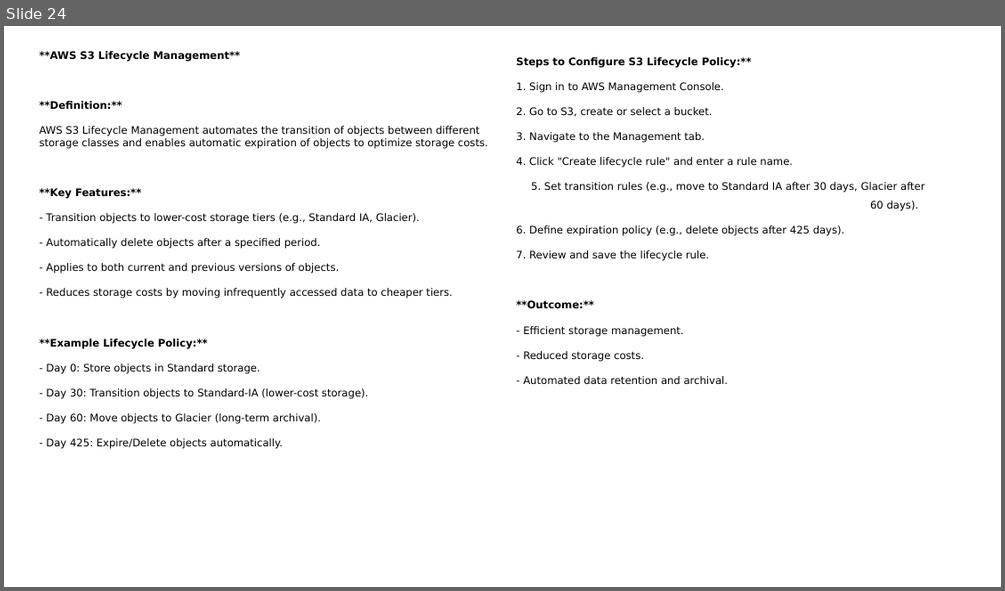
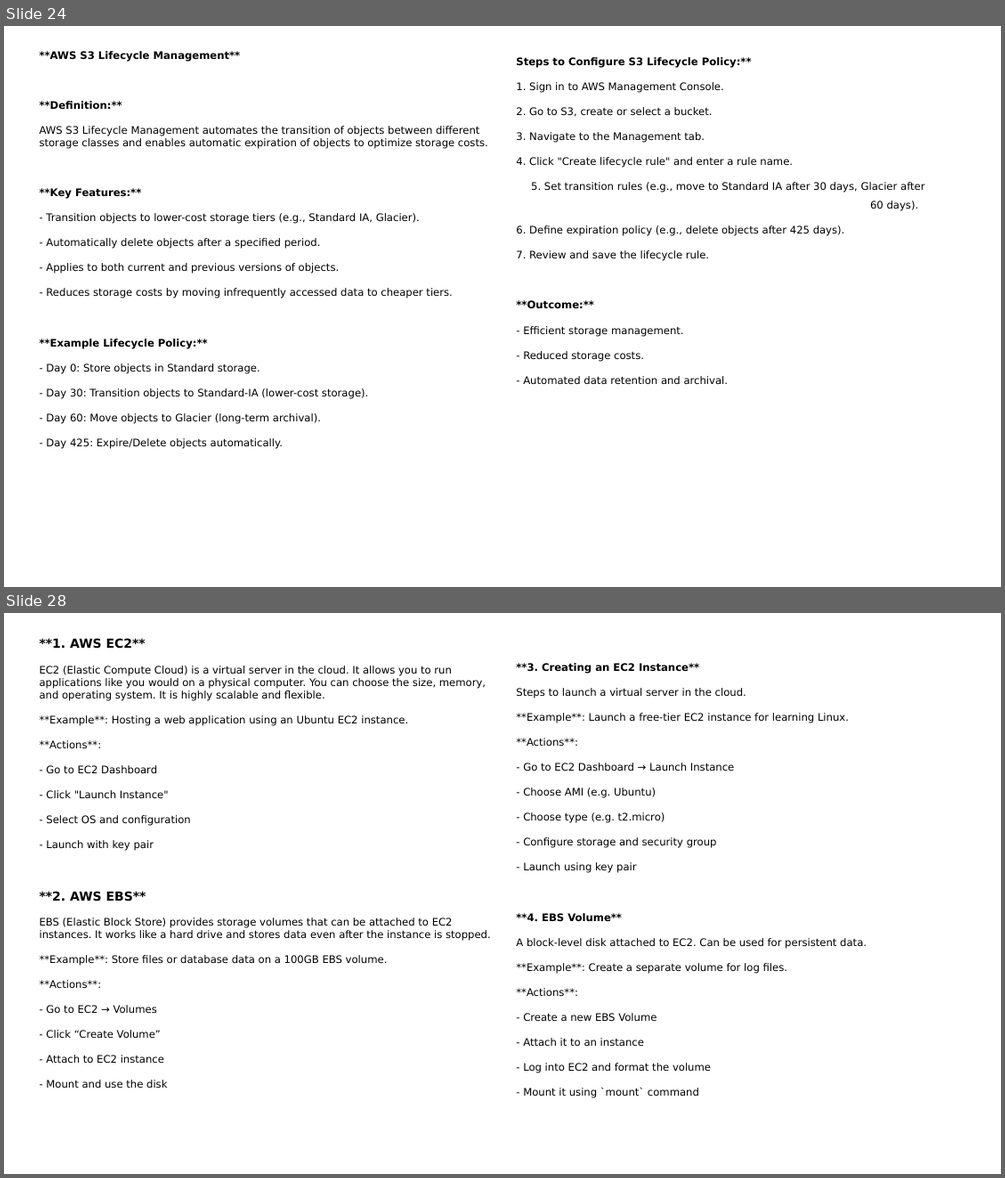
Before and after one commit to NaniBabuPallapu/learning_section, a slide deck: AWS Learning/AWS Cloud Practitioner Tutorial By Nani.pptx. Shown one above the other, each under a label of ours: slide 24 before the commit, slides 24 and 28 after it; the slides between them are not shown. The pictures are 1005x591 and 1005x1178 pixels, drawn with LibreOffice and Linux fonts; fonts in the diff are those of the drawing. Boxes give left, top, right and bottom in pixels: in the first picture for what was removed or moved away, otherwise in the second. Text is boxed around its words. In the diff, an @@ line names an element or a change of style, - is before the commit and + after.

```diff
--- a/AWS Learning/AWS Cloud Practitioner Tutorial By Nani.pptx
+++ b/AWS Learning/AWS Cloud Practitioner Tutorial By Nani.pptx
@@ slide 28 added at (4,613,1001,1174), background #FFFFFF @@
@@ text added at (40,638,491,1087), 10 pt, text #000000 @@
+**1. AWS EC2**
+EC2 (Elastic Compute Cloud) is a virtual server in the cloud. It allows you to run applications like you would on a physical computer. You can choose the size, memory, and operating system. It is highly scalable and flexible.
+**Example**: Hosting a web application using an Ubuntu EC2 instance.
+**Actions**:
+- Go to EC2 Dashboard
+- Click "Launch Instance"
+- Select OS and configuration
+- Launch with key pair
+**2. AWS EBS**
+EBS (Elastic Block Store) provides storage volumes that can be attached to EC2 instances. It works like a hard drive and stores data even after the instance is stopped.
+**Example**: Store files or database data on a 100GB EBS volume.
+**Actions**:
+- Go to EC2 → Volumes
+- Click “Create Volume”
+- Attach to EC2 instance
+- Mount and use the disk
@@ text added at (516,663,866,1098), 10 pt, text #000000 @@
+**3. Creating an EC2 Instance**
+Steps to launch a virtual server in the cloud.
+**Example**: Launch a free-tier EC2 instance for learning Linux.
+**Actions**:
+- Go to EC2 Dashboard → Launch Instance
+- Choose AMI (e.g. Ubuntu)
+- Choose type (e.g. t2.micro)
+- Configure storage and security group
+- Launch using key pair
+**4. EBS Volume**
+A block-level disk attached to EC2. Can be used for persistent data.
+**Example**: Create a separate volume for log files.
+**Actions**:
+- Create a new EBS Volume
+- Attach it to an instance
+- Log into EC2 and format the volume
+- Mount it using `mount` command
```
Also in this commit, not shown: 6 other slides added, 29 other files.
